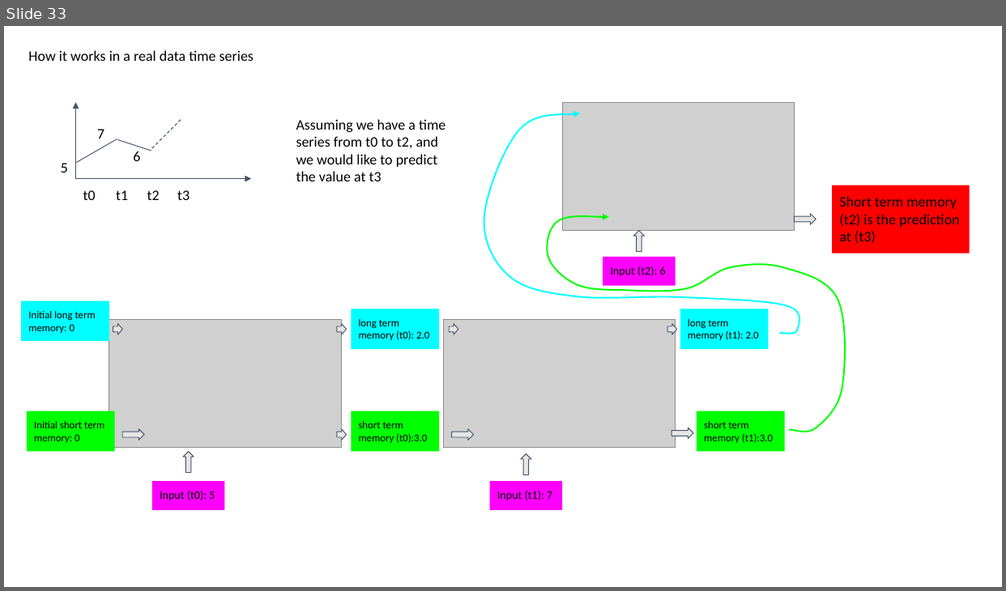
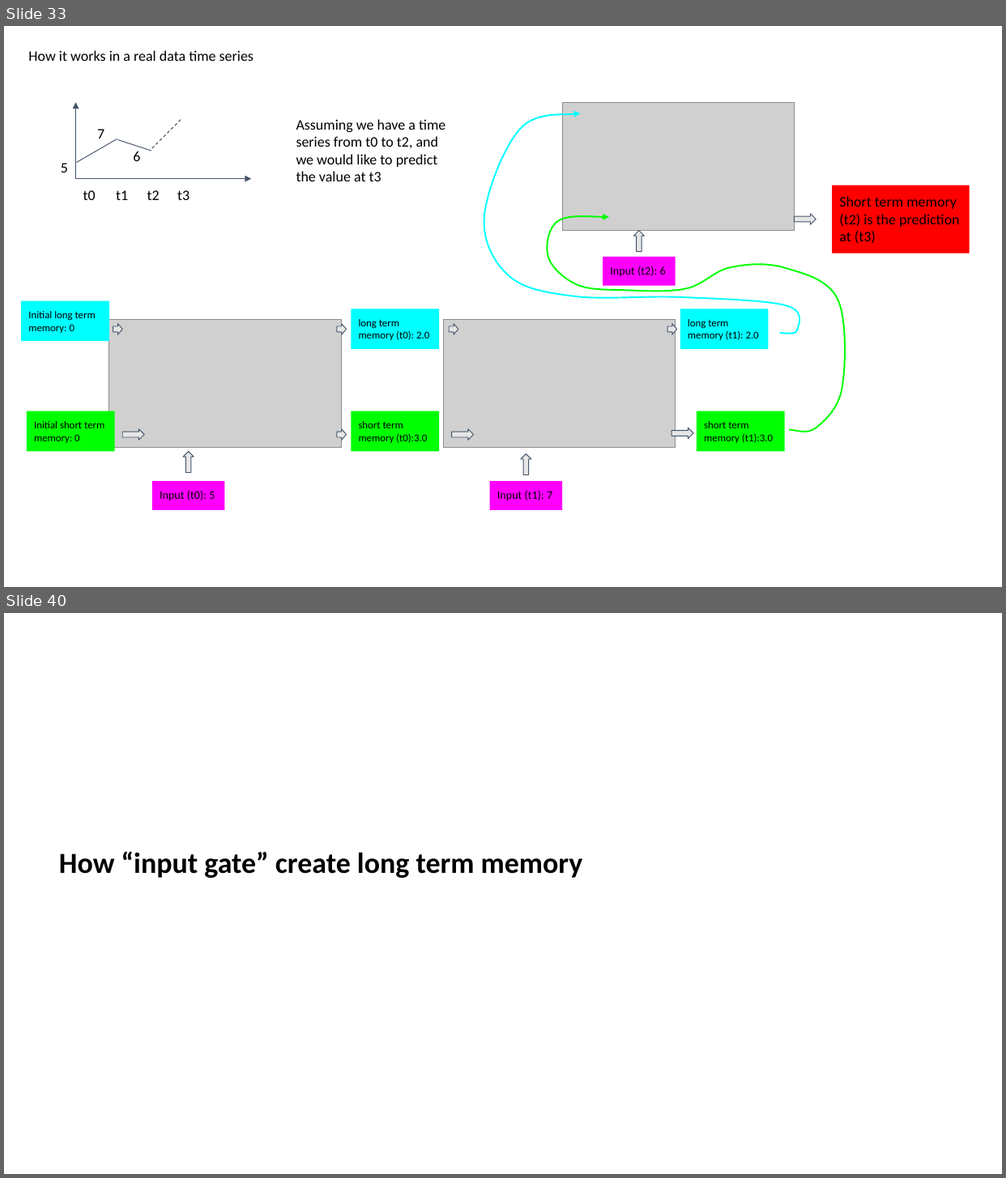
Before and after one commit to jzanetti/Sijin_ML, a slide deck: docs/source/deep_learning/slides/rnn_lstm.pptx. Shown one above the other, each under a label of ours: slide 33 before the commit, slides 33 and 40 after it; the slides between them are not shown. The pictures are 1006x591 and 1006x1178 pixels, drawn with LibreOffice and Linux fonts; fonts in the diff are those of the drawing; grey boxes stand for pictures. Boxes give left, top, right and bottom in pixels: in the first picture for what was removed or moved away, otherwise in the second. Text is boxed around its words. In the diff, an @@ line names an element or a change of style, - is before the commit and + after.

```diff
--- a/docs/source/deep_learning/slides/rnn_lstm.pptx
+++ b/docs/source/deep_learning/slides/rnn_lstm.pptx
@@ slide 40 added at [4, 613, 1002, 1174], background #FFFFFF @@
@@ text added at [59, 851, 583, 878], 28 pt, text #000000, bold @@
+How “input gate” create long term memory
```
Also in this commit, not shown: 13 other slides added, 2 other files.
